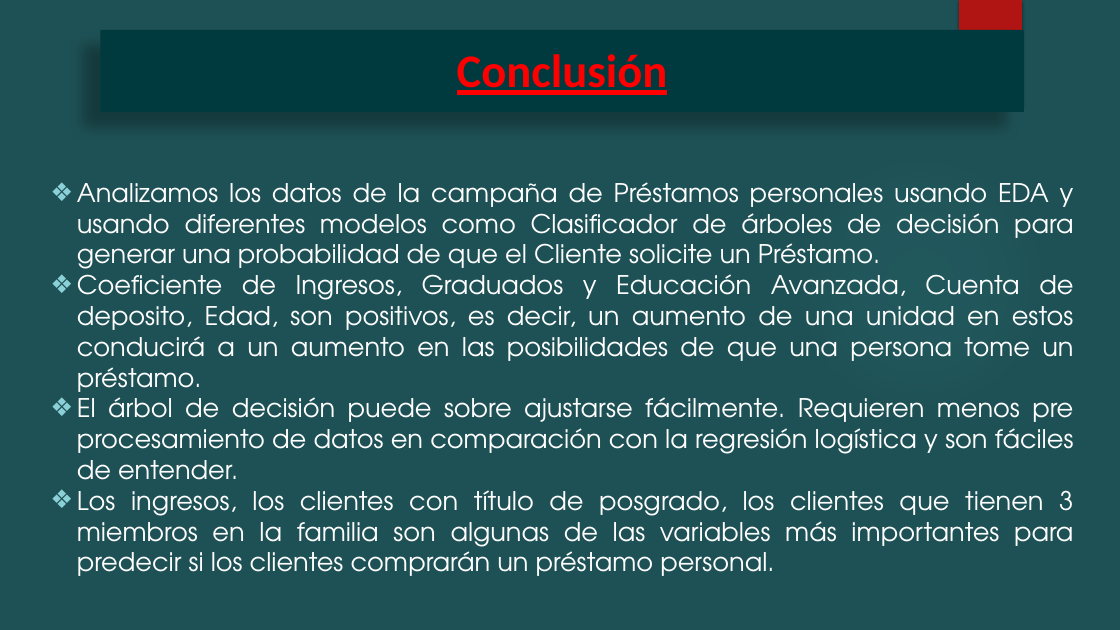
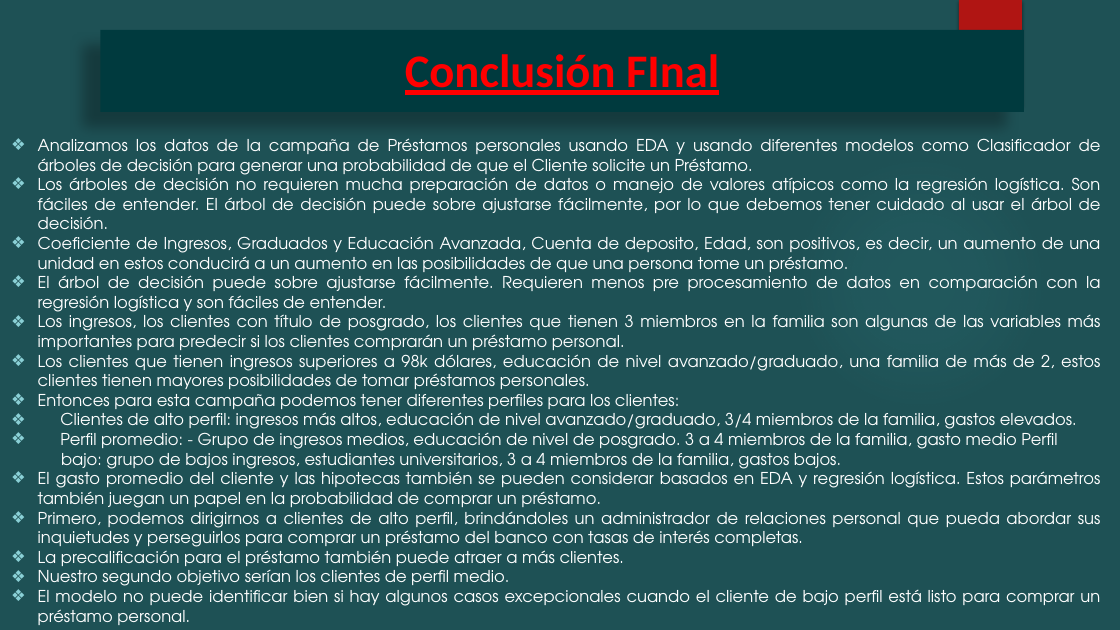
Before and after one commit to Augustobar1991/Proyecto-Coderhouse-Data-Science, a slide deck: slide 37 of Bank/Entrega/Modelado de Prestamos Personales Thera Bank.pptx (slide 22 before the commit). Drawn at 1120x630 pixels with LibreOffice and Linux fonts; fonts in the diff are those of the drawing; background and template pictures are left out. Boxes give left, top, right and bottom in pixels: in the first picture for what was removed or moved away, otherwise in the second. Text is boxed around its words. In the diff, an @@ line names an element or a change of style, - is before the commit and + after.

```diff
--- a/Bank/Entrega/Modelado de Prestamos Personales Thera Bank.pptx
+++ b/Bank/Entrega/Modelado de Prestamos Personales Thera Bank.pptx
@@ title at box(405, 54, 719, 95): text changed @@
-Conclusión
+Conclusión FInal
@@ text "Analizamos los datos de la ...": place and size @@
-text "Analizamos los datos de la ..." at box(77, 182, 1074, 576)
+text "Analizamos los datos de la ..." at box(38, 138, 1101, 625)
@@ text at box(38, 138, 1101, 356): size 22 to 14 pt in "Analizamos los datos de la campaña de ...", "Coeficiente de Ingresos, Graduados y Educación Avanzada, ...", "El árbol de decisión puede sobre ajustarse ...", "Los ingresos, los clientes con título de ..." @@
@@ text at box(38, 173, 1101, 238): paragraph added @@
+❖ Los árboles de decisión no requieren mucha preparación de datos o manejo de valores atípicos como la regresión logística. Son fáciles de entender. El árbol de decisión puede sobre ajustarse fácilmente, por lo que debemos tener cuidado al usar el árbol de decisión.
@@ text at box(38, 349, 1101, 625): paragraphs added @@
+❖ Los clientes que tienen ingresos superiores a 98k dólares, educación de nivel avanzado/graduado, una familia de más de 2, estos clientes tienen mayores posibilidades de tomar préstamos personales.
+❖ Entonces para esta campaña podemos tener diferentes perfiles para los clientes:
+❖ Clientes de alto perfil: ingresos más altos, educación de nivel avanzado/graduado, 3/4 miembros de la familia, gastos elevados.
+❖ Perfil promedio: - Grupo de ingresos medios, educación de nivel de posgrado. 3 a 4 miembros de la familia, gasto medio Perfil
+bajo: grupo de bajos ingresos, estudiantes universitarios, 3 a 4 miembros de la familia, gastos bajos.
+❖ El gasto promedio del cliente y las hipotecas también se pueden considerar basados en EDA y regresión logística. Estos parámetros también juegan un papel en la probabilidad de comprar un préstamo.
+❖ Primero, podemos dirigirnos a clientes de alto perfil, brindándoles un administrador de relaciones personal que pueda abordar sus inquietudes y perseguirlos para comprar un préstamo del banco con tasas de interés completas.
+❖ La precalificación para el préstamo también puede atraer a más clientes.
+❖ Nuestro segundo objetivo serían los clientes de perfil medio.
+❖ El modelo no puede identificar bien si hay algunos casos excepcionales cuando el cliente de bajo perfil está listo para comprar un préstamo personal.
```
Also in this commit, not shown: 9 other slides changed, 15 slides added, 2 other files.
